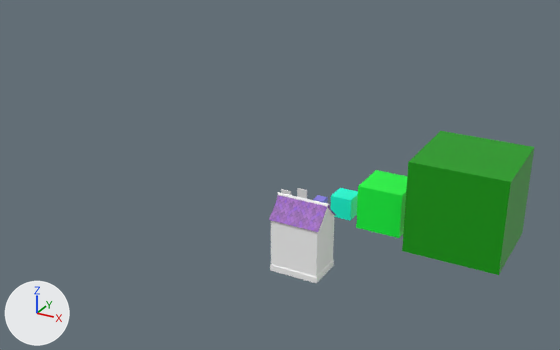
The FBX model models/small_house_003.fbx: old version first, new version second.
Before and after are seen from a 50 mm camera at (24.4, -47.9, 31.6) aimed at (-4.6, 4.7, 5.3). The axes (+X, +Y, +Z) are drawn at lower left. The lights are the same throughout. The older version comes first. Where no turn or scale is listed for an object, it has been applied to the vertices.

Names of what the first picture shows: '2x2m_Part', '4x4m_Part', '8x8m_Part', 'Moss_Foundation', 'Plaster_Wall', 'Roof_Scaled_Up', 'Stone_Wall' and 4 more.
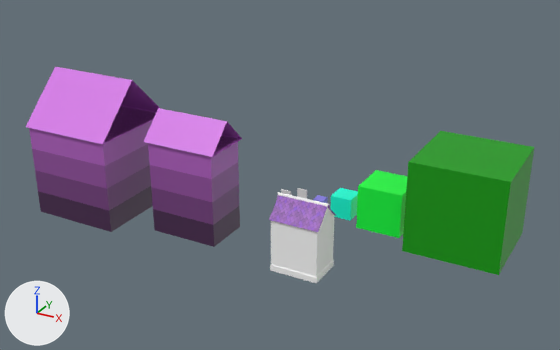
Changed parts and their boxes [x1, y1, x2, y2] in the pictures (560 x 350 px):
'0_Roof', added (purple): after [26, 67, 161, 144]
'1_Top', added (purple): after [29, 106, 156, 166]
'0_Roof.001', added (purple): after [144, 108, 242, 157]
'2_Middle_Top', added (purple): after [32, 144, 150, 189]
'3_Middle_Bottom', added (purple): after [35, 165, 151, 210]
'4_Bottom', added: after [38, 186, 153, 232]
'1_Top.001', added (purple): after [148, 136, 238, 179]
'2_Middle_Top.001', added (purple): after [150, 162, 239, 202]
'3_Middle_Bottom.001', added (purple): after [151, 184, 239, 225]
'4_Bottom.001', added: after [153, 206, 240, 247]

Edits to the bpy script that builds the scene:
```text
Add me_cube_060:
    me_cube_060.from_pydata([(-3.3, -2.2, 0.0), (-3.3, 2.2, 0.0), (3.3, -2.2, 0.0), (3.3, 2.2, 0.0), (-3.3, 0.0, 0.0), (-3.3, 0.0, 2.2), (3.3, 0.0, 0.0), (3.3, 0.0, 2.2)], [], [(4, 6, 2, 0), (7, 5, 0, 2), (3, 1, 5, 7), (1, 3, 6, 4)])
    me_cube_060.materials.append(mat_template_roof)  # purple #d573e7
Add me_cube_008:
    me_cube_008.from_pydata([(-4.2, -4.2, 0.0), (-4.2, 4.2, 0.0), (4.2, -4.2, 0.0), (4.2, 4.2, 0.0), (-4.2, 0.0, 0.0), (-4.2, 0.0, 4.2), (4.2, 0.0, 0.0), (4.2, 0.0, 4.2)], [], [(4, 6, 2, 0), (7, 5, 0, 2), (3, 1, 5, 7), (1, 3, 6, 4)])
    me_cube_008.materials.append(mat_template_roof)  # purple #d573e7
Add ob_3_middle_bottom:
    ob_3_middle_bottom = bpy.data.objects.new('3_Middle_Bottom', me_cube_005)  # a box spanning x -4.0..4.0, y -4.0..4.0, z 0.0..2.0; in mat_template_middle_bottom (purple #743f7e)
    ob_3_middle_bottom.location = (-20.0, 0.0, 3.0)
Add ob_0_roof_001:
    ob_0_roof_001 = bpy.data.objects.new('0_Roof.001', me_cube_060)
    ob_0_roof_001.location = (-10.0, 0.0, 9.0)
Add ob_1_top:
    ob_1_top = bpy.data.objects.new('1_Top', me_cube_001)  # a box spanning x -4.0..4.0, y -4.0..4.0, z 0.0..2.0; in mat_template_top (purple #b160c0)
    ob_1_top.location = (-20.0, 0.0, 7.0)
Add ob_4_bottom:
    ob_4_bottom = bpy.data.objects.new('4_Bottom', me_cube_007)  # a box spanning x -4.0..4.0, y -4.0..4.0, z 0.0..2.0; in mat_template_bottom (dark purple #47274d)
    ob_4_bottom.location = (-20.0, 0.0, 1.0)
Add ob_4_bottom_001:
    ob_4_bottom_001 = bpy.data.objects.new('4_Bottom.001', me_cube_009)  # a box spanning x -3.0..3.0, y -2.0..2.0, z 0.0..2.0; in mat_template_bottom (dark purple #47274d)
    ob_4_bottom_001.location = (-10.0, 0.0, 1.0)
Add ob_2_middle_top_001:
    ob_2_middle_top_001 = bpy.data.objects.new('2_Middle_Top.001', me_cube_058)  # a box spanning x -3.0..3.0, y -2.0..2.0, z 0.0..2.0; in mat_template_middle_top (purple #924f9e)
    ob_2_middle_top_001.location = (-10.0, 0.0, 5.0)
Add ob_1_top_001:
    ob_1_top_001 = bpy.data.objects.new('1_Top.001', me_cube_059)  # a box spanning x -3.0..3.0, y -2.0..2.0, z 0.0..2.0; in mat_template_top (purple #b160c0)
    ob_1_top_001.location = (-10.0, 0.0, 7.0)
Add ob_3_middle_bottom_001:
    ob_3_middle_bottom_001 = bpy.data.objects.new('3_Middle_Bottom.001', me_cube_057)  # a box spanning x -3.0..3.0, y -2.0..2.0, z 0.0..2.0; in mat_template_middle_bottom (purple #743f7e)
    ob_3_middle_bottom_001.location = (-10.0, 0.0, 3.0)
Add ob_0_roof:
    ob_0_roof = bpy.data.objects.new('0_Roof', me_cube_008)
    ob_0_roof.location = (-20.0, 0.0, 9.0)
Add ob_2_middle_top:
    ob_2_middle_top = bpy.data.objects.new('2_Middle_Top', me_cube_003)  # a box spanning x -4.0..4.0, y -4.0..4.0, z 0.0..2.0; in mat_template_middle_top (purple #924f9e)
    ob_2_middle_top.location = (-20.0, 0.0, 5.0)
```
